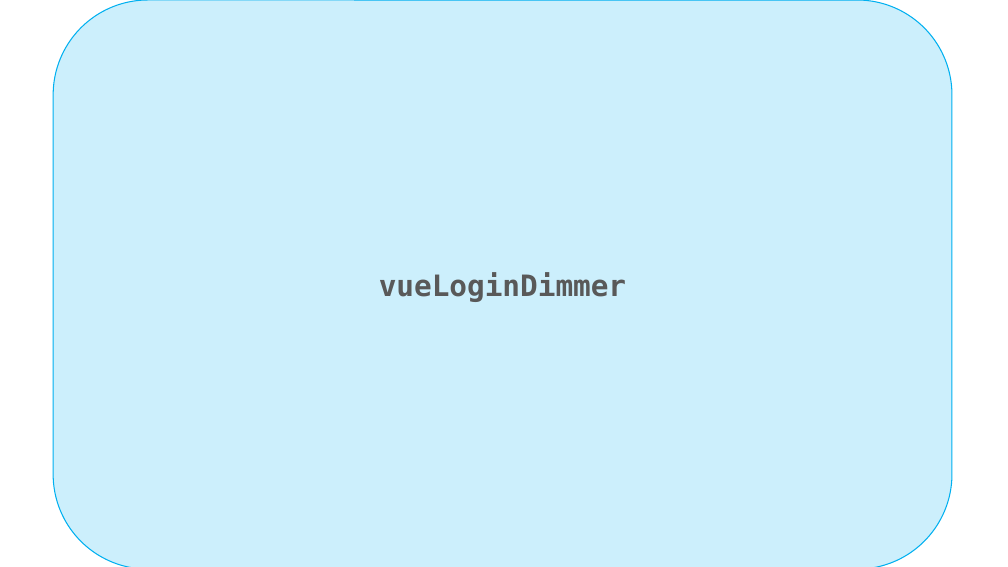
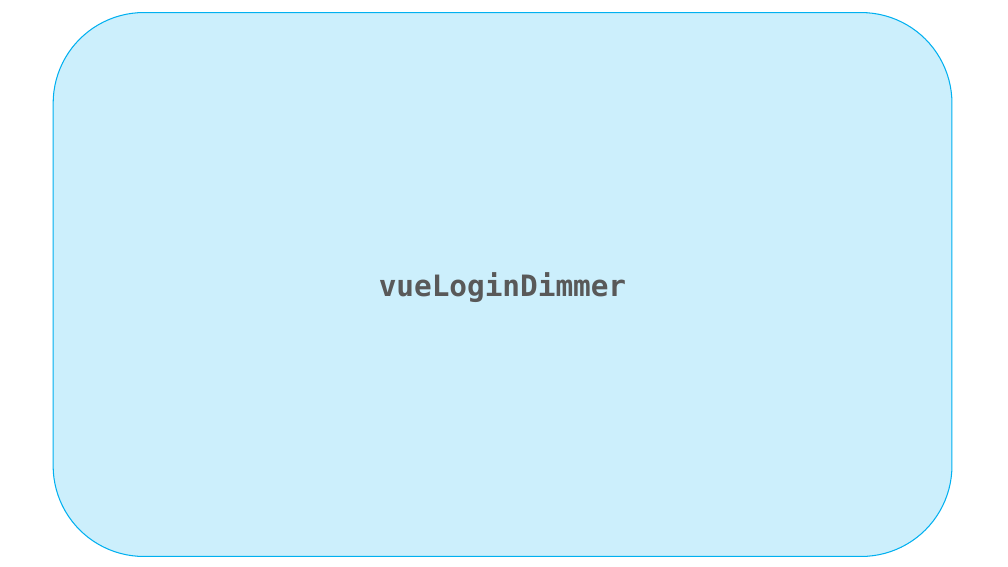
Before and after one commit to HyungilNam/smithy-scheduler, a slide deck: slide 2 of Documents/3_Design/Diagrams/Diagrams.pptx. Drawn at 1008x567 pixels with LibreOffice and Linux fonts; fonts in the diff are those of the drawing; background and template pictures are left out. Boxes give left, top, right and bottom in pixels: in the first picture for what was removed or moved away, otherwise in the second. Text is boxed around its words. In the diff, an @@ line names an element or a change of style, - is before the commit and + after.

```diff
--- a/Documents/3_Design/Diagrams/Diagrams.pptx
+++ b/Documents/3_Design/Diagrams/Diagrams.pptx
@@ rounded rectangle "vueLoginDimmer": place and size @@
-rounded rectangle "vueLoginDimmer" at <box>53,0,952,567</box>
+rounded rectangle "vueLoginDimmer" at <box>53,13,952,557</box>
```
Also in this commit, not shown: 1 other file.
